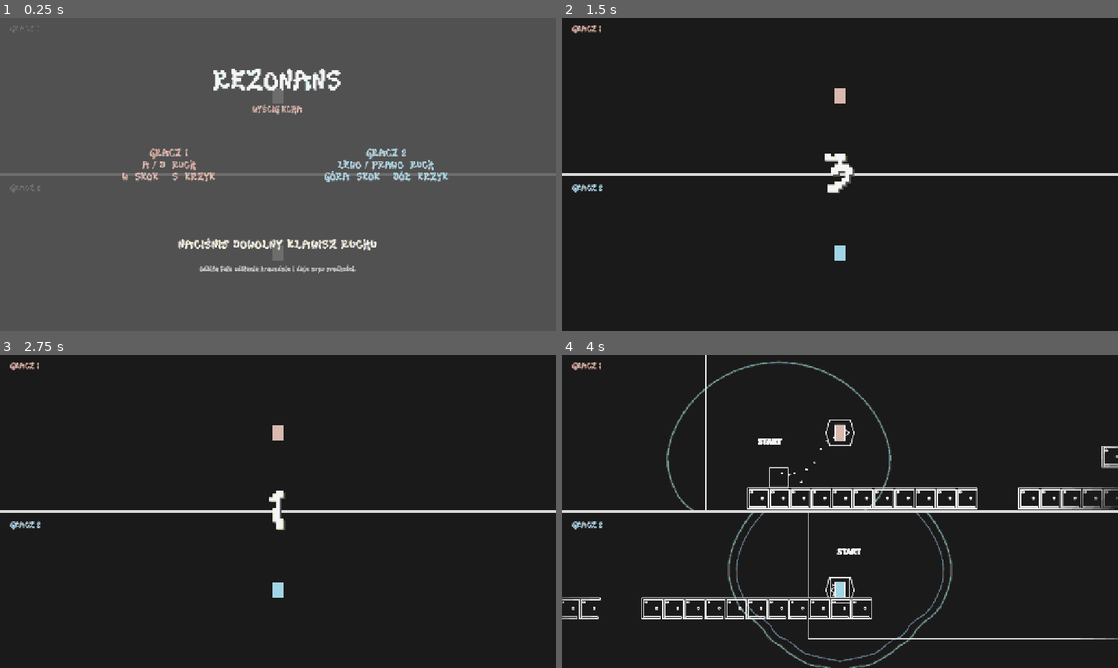
Above: before the commit, frames 1-4 (two rows, left to right).
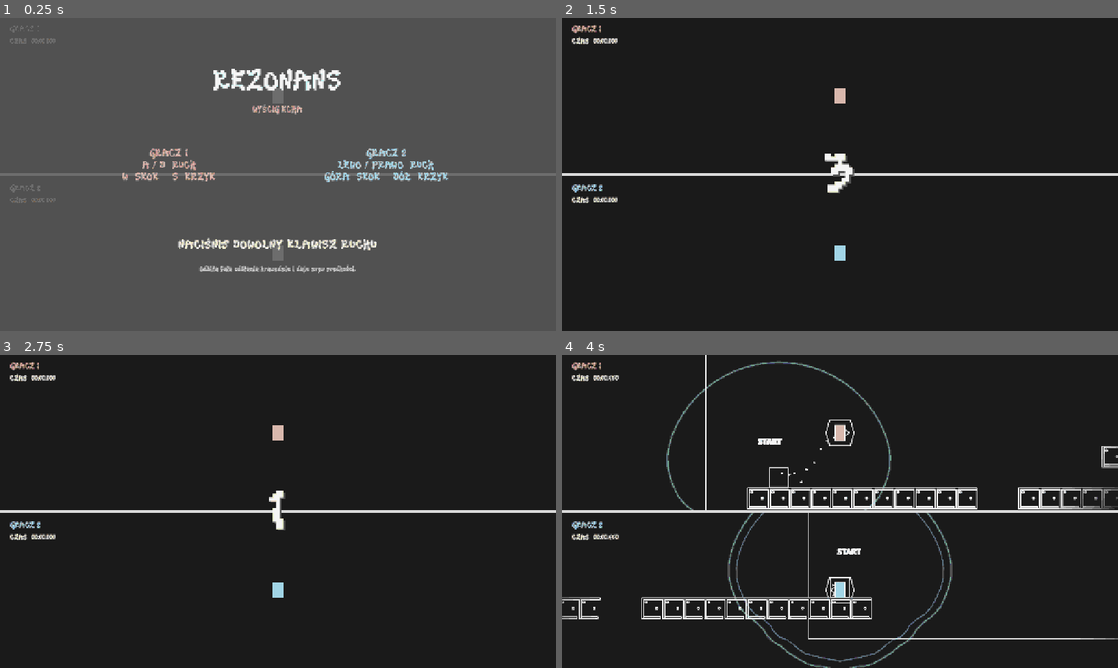
Above: after the commit, the same moments.

Repository: ketr4x/Haven
Game: Godot game, scene res://scenes/game/race.tscn
Two runs of this game, one before a commit and one after it. Both use one fixed random seed, a clock stepped at 60 frames per second and the inputs below.
Inputs:
- Up to frame 1 (0.25 s): no input
- Up to frame 2 (1.5 s): tap Enter at 0.5 s; hold N (new_seed) 0.53-1.28 s; hold D (p1_right) from 0.53 s (still down); tap W (p1_jump) at 0.77 s; tap R (restart) at 1.25 s; tap S (p1_shout) at 1.35 s
- Up to frame 3 (2.75 s): tap W (p1_jump) at 1.52 s; tap R (restart) at 2 s; release D (p1_right) at 2.03 s; hold A (p1_left) from 2.03 s (still down); hold Left (p2_left) from 2.03 s (still down)
- Up to frame 4 (4 s): release A (p1_left) at 2.78 s; release Left (p2_left) at 2.78 s; hold D (p1_right) from 2.78 s (still down); tap Right (p2_right) at 2.85 s; tap W (p1_jump) at 3.02, 3.77 s; tap R (restart) at 3.5 s; hold Down (p2_shout) from 3.53 s (still down)

The runs differ from the first frame. In frame 1, 0.2% of the frame differs, in the area x 1-10%, y 6-60%; in frame 2, 0.3%; in frame 3, 0.3%; in frame 4, 0.3%, in the area x 1-11%, y 6-60%.

Commit message:
Add independent player finish timers

Diff:
--- a/scenes/game/race.tscn
+++ b/scenes/game/race.tscn
@@ -112,6 +112,40 @@
 theme_override_font_sizes/font_size = 18
 text = "GRACZ 2"
 
+[node name="PlayerOneTimer" type="Label" parent="GlobalUi"]
+offset_left = 24.0
+offset_top = 46.0
+offset_right = 320.0
+offset_bottom = 74.0
+theme_override_colors/font_color = Color(0.941176, 0.921569, 0.752941, 1)
+theme_override_fonts/font = ExtResource("3_font")
+theme_override_font_sizes/font_size = 16
+text = "CZAS  00:00.000"
+
+[node name="PlayerTwoTimer" type="Label" parent="GlobalUi"]
+offset_left = 24.0
+offset_top = 412.0
+offset_right = 320.0
+offset_bottom = 440.0
+theme_override_colors/font_color = Color(0.941176, 0.921569, 0.752941, 1)
+theme_override_fonts/font = ExtResource("3_font")
+theme_override_font_sizes/font_size = 16
+text = "CZAS  00:00.000"
+
+[node name="FinishStatus" type="Label" parent="GlobalUi"]
+visible = false
+offset_left = 164.0
+offset_top = 334.0
+offset_right = 1116.0
+offset_bottom = 366.0
+theme_override_colors/font_color = Color(0.941176, 0.921569, 0.752941, 1)
+theme_override_colors/font_shadow_color = Color(0.101961, 0.101961, 0.101961, 1)
+theme_override_constants/shadow_offset_x = 2
+theme_override_constants/shadow_offset_y = 2
+theme_override_fonts/font = ExtResource("3_font")
+theme_override_font_sizes/font_size = 18
+horizontal_alignment = 1
+
 [node name="Seed" type="Label" parent="GlobalUi"]
 offset_left = 700.0
 offset_top = 16.0
@@ -301,12 +335,23 @@
 theme_override_font_sizes/font_size = 52
 horizontal_alignment = 1
 
+[node name="Times" type="Label" parent="GlobalUi/ResultPanel"]
+layout_mode = 0
+offset_left = 360.0
+offset_top = 294.0
+offset_right = 920.0
+offset_bottom = 366.0
+theme_override_colors/font_color = Color(0.760784, 0.94902, 0.94902, 1)
+theme_override_fonts/font = ExtResource("3_font")
+theme_override_font_sizes/font_size = 24
+horizontal_alignment = 1
+
 [node name="Reminder" type="Label" parent="GlobalUi/ResultPanel"]
 layout_mode = 0
 offset_left = 250.0
-offset_top = 322.0
+offset_top = 386.0
 offset_right = 1030.0
-offset_bottom = 354.0
+offset_bottom = 418.0
 theme_override_colors/font_color = Color(0.760784, 0.94902, 0.94902, 1)
 theme_override_fonts/font = ExtResource("3_font")
 theme_override_font_sizes/font_size = 20
@@ -316,9 +361,9 @@
 [node name="Actions" type="Label" parent="GlobalUi/ResultPanel"]
 layout_mode = 0
 offset_left = 220.0
-offset_top = 432.0
+offset_top = 470.0
 offset_right = 1060.0
-offset_bottom = 490.0
+offset_bottom = 528.0
 theme_override_colors/font_color = Color(0.74902, 0.411765, 0.47451, 1)
 theme_override_fonts/font = ExtResource("3_font")
 theme_override_font_sizes/font_size = 28
--- a/scripts/game/race.gd
+++ b/scripts/game/race.gd
@@ -13,7 +13,11 @@
 @onready var _player_one_world: PlayerWorld = $Presentation/SplitScreen/TopContainer/TopViewport/PlayerOneWorld
 @onready var _player_two_world: PlayerWorld = $Presentation/SplitScreen/BottomContainer/BottomViewport/PlayerTwoWorld
 @onready var _seed_label: Label = $GlobalUi/Seed
+@onready var _player_one_timer_label: Label = $GlobalUi/PlayerOneTimer
+@onready var _player_two_timer_label: Label = $GlobalUi/PlayerTwoTimer
+@onready var _finish_status_label: Label = $GlobalUi/FinishStatus
 @onready var _winner_label: Label = $GlobalUi/ResultPanel/Winner
+@onready var _times_label: Label = $GlobalUi/ResultPanel/Times
 @onready var _title_panel: Control = $GlobalUi/TitlePanel
 @onready var _countdown_label: Label = $GlobalUi/Countdown
 @onready var _pause_panel: Control = $GlobalUi/PausePanel
@@ -23,6 +27,9 @@
 var _seed_random: RandomNumberGenerator = RandomNumberGenerator.new()
 var _race_state: RaceState = RaceState.TITLE
 var _countdown_remaining: float = 0.0
+var _race_elapsed: float = 0.0
+var _player_finish_times: Dictionary = {}
+
 
 func _ready() -> void:
 	process_mode = Node.PROCESS_MODE_ALWAYS
@@ -34,13 +41,16 @@
 
 
 func _process(delta: float) -> void:
-	if _race_state != RaceState.COUNTDOWN:
+	if _race_state == RaceState.COUNTDOWN:
+		_countdown_remaining = maxf(0.0, _countdown_remaining - delta)
+		_countdown_label.text = str(maxi(1, ceili(_countdown_remaining)))
+		if is_zero_approx(_countdown_remaining):
+			_set_race_state(RaceState.RACING)
 		return
 
-	_countdown_remaining = maxf(0.0, _countdown_remaining - delta)
-	_countdown_label.text = str(maxi(1, ceili(_countdown_remaining)))
-	if is_zero_approx(_countdown_remaining):
-		_set_race_state(RaceState.RACING)
+	if _race_state == RaceState.RACING:
+		_race_elapsed += delta
+		_update_timer_labels()
 
 
 func _input(event: InputEvent) -> void:
@@ -67,8 +77,14 @@
 
 func _generate_race(seed: int) -> void:
 	_seed = seed
+	_race_elapsed = 0.0
+	_player_finish_times.clear()
 	_seed_label.text = ""
 	_winner_label.text = ""
+	_times_label.text = ""
+	_finish_status_label.text = ""
+	_finish_status_label.visible = false
+	_update_timer_labels()
 	_player_one_world.generate_course(_seed)
 	_player_two_world.generate_course(_seed)
 
@@ -110,8 +126,8 @@
 	_result_panel.visible = next_state == RaceState.FINISHED
 
 	var is_racing := next_state == RaceState.RACING
-	_player_one_world.set_race_active(is_racing)
-	_player_two_world.set_race_active(is_racing)
+	_player_one_world.set_race_active(is_racing and not _player_finish_times.has(1))
+	_player_two_world.set_race_active(is_racing and not _player_finish_times.has(2))
 	if previous_state == RaceState.COUNTDOWN and next_state == RaceState.RACING:
 		_player_one_world.emit_intro_pulse()
 		_player_two_world.emit_intro_pulse()
@@ -129,8 +145,47 @@
 
 
 func _on_player_finished(player_number: int) -> void:
-	if _race_state != RaceState.RACING:
+	if _race_state != RaceState.RACING or _player_finish_times.has(player_number):
 		return
 
-	_winner_label.text = "WYGRYWA GRACZ %d" % player_number
+	_player_finish_times[player_number] = _race_elapsed
+	_get_player_world(player_number).set_race_active(false)
+	_update_timer_labels()
+	if _player_finish_times.size() < 2:
+		_finish_status_label.text = "GRACZ %d NA MECIE. DRUGI GRACZ JEDZIE DALEJ." % player_number
+		_finish_status_label.visible = true
+		return
+
+	_finish_status_label.visible = false
+	var winner_number := _winner_number()
+	_winner_label.text = "WYGRYWA GRACZ %d" % winner_number
+	_times_label.text = "GRACZ 1  %s\nGRACZ 2  %s" % [
+		_format_time(float(_player_finish_times[1])),
+		_format_time(float(_player_finish_times[2])),
+	]
 	_set_race_state(RaceState.FINISHED)
+
+
+func _get_player_world(player_number: int) -> PlayerWorld:
+	return _player_one_world if player_number == 1 else _player_two_world
+
+
+func _winner_number() -> int:
+	return 1 if float(_player_finish_times[1]) <= float(_player_finish_times[2]) else 2
+
+
+func _update_timer_labels() -> void:
+	_player_one_timer_label.text = "CZAS  %s" % _format_time(_time_for_player(1))
+	_player_two_timer_label.text = "CZAS  %s" % _format_time(_time_for_player(2))
+
+
+func _time_for_player(player_number: int) -> float:
+	return float(_player_finish_times.get(player_number, _race_elapsed))
+
+
+func _format_time(seconds: float) -> String:
+	var total_milliseconds := roundi(seconds * 1000.0)
+	var minutes := floori(float(total_milliseconds) / 60_000.0)
+	var seconds_component := floori(float(total_milliseconds) / 1_000.0) % 60
+	var milliseconds := total_milliseconds % 1_000
+	return "%02d:%02d.%03d" % [minutes, seconds_component, milliseconds]
--- a/tests/race_shell_check.gd
+++ b/tests/race_shell_check.gd
@@ -19,6 +19,8 @@
 	var player_one := player_one_world.get_node("Player") as RezonansPlayer
 
 	assert((race.get_node("GlobalUi/TitlePanel") as Control).visible)
+	assert((race.get_node("GlobalUi/PlayerOneTimer") as Label).text == "CZAS  00:00.000")
+	assert((race.get_node("GlobalUi/PlayerTwoTimer") as Label).text == "CZAS  00:00.000")
 	assert(not player_one.is_physics_processing())
 	assert(player_one_world != player_two_world)
 	assert(player_one_generator != player_two_generator)
@@ -94,10 +96,30 @@
 	assert(player_one.is_physics_processing())
 
 	player_one_finish_area._on_body_entered(player_one)
+	var player_one_timer_label := race.get_node("GlobalUi/PlayerOneTimer") as Label
+	var player_two_timer_label := race.get_node("GlobalUi/PlayerTwoTimer") as Label
+	var finish_status_label := race.get_node("GlobalUi/FinishStatus") as Label
+	assert(not (race.get_node("GlobalUi/ResultPanel") as Control).visible)
+	assert(finish_status_label.visible)
+	assert(finish_status_label.text == "GRACZ 1 NA MECIE. DRUGI GRACZ JEDZIE DALEJ.")
+	assert(not player_one.is_physics_processing())
+	assert(player_two.is_physics_processing())
+	var player_one_time := player_one_timer_label.text
+	race._process(1.0)
+	assert(player_one_timer_label.text == player_one_time)
+	assert(player_two_timer_label.text != player_one_time)
+
+	player_two_finish_area._on_body_entered(player_two)
 	var winner_label := race.get_node("GlobalUi/ResultPanel/Winner") as Label
+	var times_label := race.get_node("GlobalUi/ResultPanel/Times") as Label
 	assert((race.get_node("GlobalUi/ResultPanel") as Control).visible)
+	assert(not finish_status_label.visible)
 	assert(winner_label.text == "WYGRYWA GRACZ 1")
-	assert(not player_one.is_physics_processing())
+	assert(times_label.text == "GRACZ 1  %s\nGRACZ 2  %s" % [
+		race._format_time(float(race._player_finish_times[1])),
+		race._format_time(float(race._player_finish_times[2])),
+	])
+	assert(not player_two.is_physics_processing())
 	race.queue_free()
 	for frame in 60:
 		await process_frame
Not shown, changed: AGENTS.md
